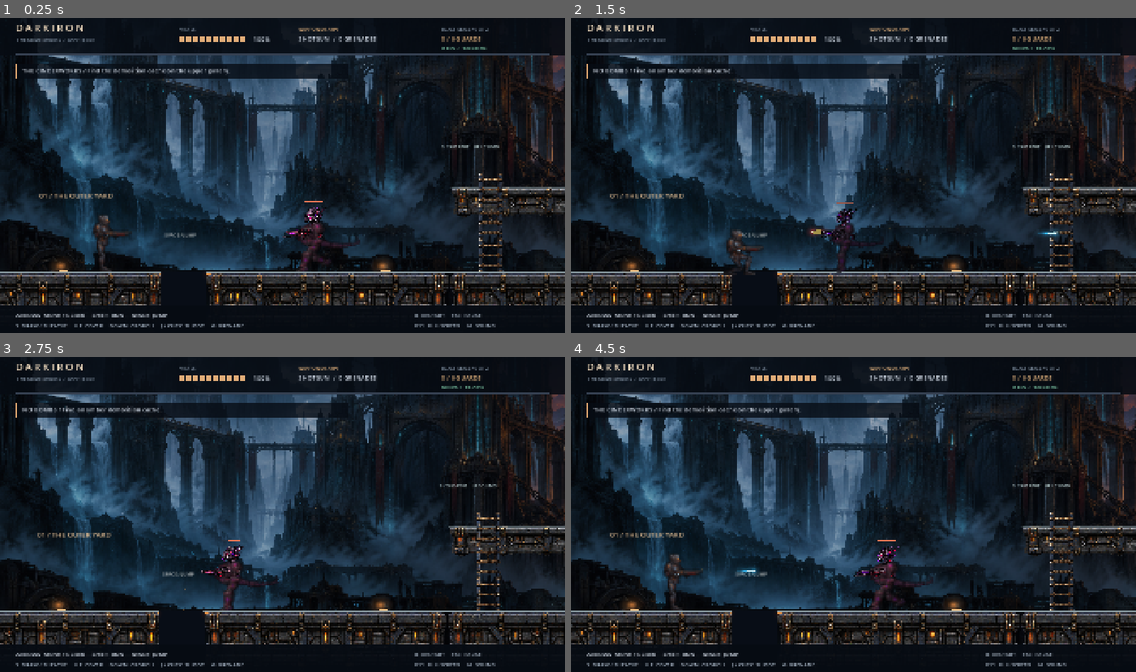
Above: before the commit, frames 1-4 (two rows, left to right).
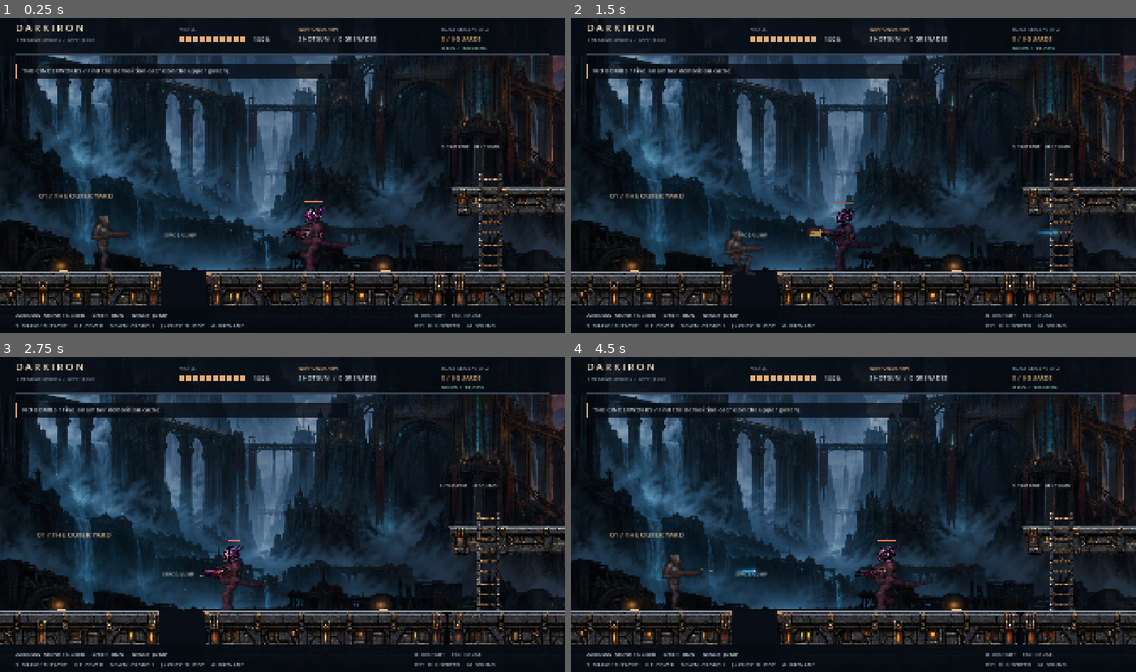
Above: after the commit, the same moments.

Repository: Vita2048/Darkiron
Game: Godot game, scene res://main.tscn
Same seed, same stepped clock (60 frames per second), same inputs: the game is played once before the commit and once after it.
Inputs (mouse positions are in pixels of both pictures, inside the frame that each line leads up to):
- Up to frame 1 (0.25 s): no input
- Up to frame 2 (1.5 s): tap Enter (continue_game) at 0.5, 0.6 s; move the mouse to (977, 159) at 0.52 s; hold Right (right) 0.53-1.28 s; click (977, 159) at 0.67 s; tap Space (jump) at 0.77, 1.07 s; tap G (grenade) at 0.8, 1.35 s; move the mouse to (740, 191) at 1.27 s; hold Down (down) from 1.28 s (still down)
- Up to frame 3 (2.75 s): tap Space (jump) at 1.52, 1.82 s; tap Shift (run) at 1.55 s; move the mouse to (339, 445) at 2.02 s; release Down (down) at 2.03 s; hold Right (right) from 2.03 s (still down); hold Shift (run) from 2.03 s (still down); tap J (shoot) at 2.3 s
- Up to frame 4 (4.5 s): move the mouse to (825, 580) at 2.77 s; release Right (right) at 2.78 s; release Shift (run) at 2.78 s; hold Up (up) 2.78-3.53 s; tap J (shoot) at 2.85 s; click (825, 580) at 2.92 s; tap Space (jump) at 3.02, 3.32, 3.77, 4.07 s; tap S (toggle_weapon) at 3.05, 3.6 s; move the mouse to (1023, 564) at 3.52 s; hold Left (left) from 3.53 s (still down); tap F at 3.8, 4.35 s; tap F11 (fullscreen) at 4.15 s; tap R (restart) at 4.25 s; move the mouse to (684, 467) at 4.27 s

The runs differ from the first frame. In frame 1, 0.4% of the frame differs, in the area x 16-62%, y 59-81%; in frame 2, 0.3%; in frame 3, 0.2%; in frame 4, 0.4%, in the area x 16-64%, y 60-81%.

Commit message:
Fixed Darkiron pose/animations

Diff:
--- a/scripts/fighter.gd
+++ b/scripts/fighter.gd
@@ -88,7 +88,7 @@
 	var before_move := position
 	move_and_slide()
 	if is_on_floor() and absf(velocity.x) > 10:
-		gait += absf(position.x-before_move.x) / (Rig.RUN_DISTANCE_PER_RADIAN if running else 35.0)
+		gait += absf(position.x-before_move.x) / (Rig.RUN_DISTANCE_PER_RADIAN if running else Rig.WALK_DISTANCE_PER_RADIAN)
 	elif climbing:
 		gait += velocity.y * dt / 25
 	else:
--- a/scripts/rig.gd
+++ b/scripts/rig.gd
@@ -86,6 +86,10 @@
 	var root := Vector2.ZERO
 	var k := root + Vector2(sin(a),cos(a))*40
 	var ankle := k + Vector2(sin(b),cos(b))*40
+	if not fighter.enemy and not front_leg:
+		root.x += 10.0
+		k.x += 10.0
+		ankle.x += 6.0
 	return [root,k,ankle]
 
 func standing_height() -> float:
@@ -142,6 +146,8 @@
 	var t := clampf((half_phase-0.31)/0.19,0,1)
 	return sin(t*PI)*sin(t*PI)*17*run_weight*move_weight
 
+const WALK_DISTANCE_PER_RADIAN := 18.0
+const WALK_CONTACT := 0.55
 const RUN_DISTANCE_PER_RADIAN := 24.5
 const RUN_CONTACT := 0.31
 
@@ -176,29 +182,51 @@
 	var u := (t-RUN_CONTACT)/(0.5-RUN_CONTACT)
 	return lerpf(start,finish,smoothstep(0,1,u))+sin(u*PI)*9
 
+func walk_ankle(phase: float) -> Vector2:
+	var t := fposmod(phase/TAU,1.0)
+	var release := 28.0-WALK_CONTACT*TAU*WALK_DISTANCE_PER_RADIAN
+	if t <= WALK_CONTACT:
+		return Vector2(28.0-t*TAU*WALK_DISTANCE_PER_RADIAN,-11)
+	var u := (t-WALK_CONTACT)/(1.0-WALK_CONTACT)
+	return Vector2(lerpf(release,28.0,smoothstep(0,1,u)),-11-sin(u*PI)*25)
+
+func walk_foot_angle(phase: float) -> float:
+	var t := fposmod(phase/TAU,1.0)
+	if t <= WALK_CONTACT: return 0.0
+	return sin((t-WALK_CONTACT)/(1.0-WALK_CONTACT)*TAU)*0.28
+
 func gait_height(phase: float) -> float:
-	var f := gait_angles(phase,true)
-	var b := gait_angles(phase+PI,false)
-	var front_reach := 40*(cos(f.x)+cos(f.y))+sole_depth(foot_angle(phase))
-	var back_reach := 40*(cos(b.x)+cos(b.y))+sole_depth(foot_angle(phase+PI))
-	return lerpf(maxf(front_reach,back_reach)+flight_height(phase),run_pelvis_height(phase),run_weight*move_weight)
+	var height := 90.0
+	for offset in [0.0,PI]:
+		if fposmod((phase+offset)/TAU,1.0)<=WALK_CONTACT:
+			var x := walk_ankle(phase+offset).x
+			height = minf(height,sqrt(79.0*79.0-x*x)+11.0)
+	return lerpf(standing_height(),lerpf(height,run_pelvis_height(phase),run_weight),move_weight)
 
 func gait_leg_points(hip: Vector2,phase: float,front_leg: bool) -> Array[Vector2]:
-	var angles := gait_angles(phase,front_leg)
-	var k := hip+Vector2(sin(angles.x),cos(angles.x))*40
-	var ankle := k+Vector2(sin(angles.y),cos(angles.y))*40
-	var run_target := run_ankle(phase)+Vector2(hip.x,0)
-	var weight := run_weight*move_weight
-	ankle = ankle.lerp(run_target,weight)
-	k = k.lerp(knee(hip,run_target,1),weight)
-	return [hip,k,ankle]
+	var rest := standing_points(front_leg)
+	var rest_ankle := Vector2(-4+rest[2].x,-11)
+	var target := walk_ankle(phase).lerp(run_ankle(phase),run_weight)+Vector2(hip.x,0)
+	var ankle := rest_ankle.lerp(target,move_weight)
+	var root := hip+rest[0]*(1.0-move_weight)
+	return [root,knee(root,ankle,1),ankle]
 
 func gait_leg(hip: Vector2,phase: float,front_leg: bool,tint: Color) -> void:
 	var pose := gait_leg_points(hip,phase,front_leg)
 	segment(6,pose[0],pose[1],38 if front_leg else 33,tint)
 	segment(7,pose[1],pose[2],31 if front_leg else 27,tint)
-	var toe := lerpf(foot_angle(phase),run_foot_angle(phase),run_weight*move_weight)
+	var toe := lerpf(walk_foot_angle(phase),run_foot_angle(phase),run_weight)*move_weight
 	part(8,pose[2]-Vector2(-5,8).rotated(toe),Vector2(34,19),toe,tint)
+
+# Solve the rear elbow branch with fixed bone lengths, keeping the wrist
+# on the grip through recoil and cover instead of compressing the forearm.
+func weapon_elbow(shoulder: Vector2,wrist: Vector2) -> Vector2:
+	var delta := wrist-shoulder
+	var d := clampf(delta.length(),0.01,65.9)
+	var axis := delta.normalized()
+	var along := (36.0*36.0-30.0*30.0+d*d)/(2*d)
+	var height := sqrt(maxf(0,36.0*36.0-along*along))
+	return shoulder+axis*along+Vector2(-axis.y,axis.x)*height
 
 func free_arm(shoulder: Vector2,phase: float,tint: Color,far := false) -> void:
 	var swing := -walk_angles(phase).lerp(run_angles(phase),run_weight).x * lerpf(0.7,0.9,run_weight)*move_weight
@@ -321,6 +349,8 @@
 		var cover_gun := torso+Vector2(0 if hybrid else 18,7)
 		if hybrid:
 			hand = cover_gun+(Vector2(-24,79)*Vector2(0.94,0.27)).rotated(-1.4)
+		if not fighter.enemy:
+			elbow = weapon_elbow(shoulder,hand)
 		if equipped > 0:
 			part(2,cover_gun,Vector2(94,27),-1.4,Color(1,1,1,equipped))
 		segment(3,shoulder,elbow,31)
@@ -335,7 +365,7 @@
 		var gun_at := torso+Vector2(32-kick-reach,13-reach)
 		var gun_angle: float = -fighter.recoil*0.055-(1.0-equipped)
 		var grip := gun_at+(Vector2(-24,79)*Vector2(0.99,0.29)).rotated(gun_angle)
-		elbow = torso+Vector2(-3,34)
+		elbow = weapon_elbow(shoulder,grip) if not fighter.enemy else torso+Vector2(-3,34)
 		part(11 if fighter.recoil>0.35 else 2,gun_at,Vector2(99,29),gun_angle,Color(1,1,1,equipped))
 		segment(3,shoulder,elbow,31)
 		segment(4,elbow,grip,19,Color.WHITE,false)
--- a/scripts/svg_body.gd
+++ b/scripts/svg_body.gd
@@ -31,13 +31,19 @@
 # Straighten the painted vambrace around its centerline instead of tilting a
 # single rectangular crop. Both visible hinges stay on the bone axis.
 static func forearm(canvas: Node2D) -> void:
-	var rows := [Vector2(985,110),Vector2(1010,198),Vector2(1055,300),Vector2(1100,420),Vector2(1130,520),Vector2(1123,593),Vector2(1123,676)]
+	# Compress the cap behind the pivot: its full painted length otherwise
+	# sticks out past a bent arm like a cog instead of making an L corner.
+	# This shared mesh is used by aiming, cover and locomotion alike.
+	var rows := [Vector2(1010,110),Vector2(1010,198),Vector2(1090,300),Vector2(1140,420),Vector2(1145,520),Vector2(1123,593),Vector2(1123,676)]
 	for i in range(rows.size()-1):
 		var vertices := PackedVector2Array()
 		var uv := PackedVector2Array()
-		for corner in [Vector2(968,rows[i].y),Vector2(1255,rows[i].y),Vector2(1255,rows[i+1].y),Vector2(968,rows[i+1].y)]:
+		for corner in [Vector2(950,rows[i].y),Vector2(1255,rows[i].y),Vector2(1255,rows[i+1].y),Vector2(950,rows[i+1].y)]:
 			var center: float = rows[i].x if corner.y==rows[i].y else rows[i+1].x
-			vertices.append(Vector2((corner.x-center)*78.0/350.0,(corner.y-198.0)*100.0/395.0))
+			var along: float = (corner.y-198.0)*100.0/395.0
+			if along < 0:
+				along *= 0.40
+			vertices.append(Vector2((corner.x-center)*78.0/350.0,along))
 			uv.append(corner/ARMS.get_size())
 		canvas.draw_polygon(vertices,PackedColorArray([Color.WHITE]),uv,ARMS)
 
@@ -47,7 +53,9 @@
 		1: canvas.draw_texture_rect_region(TORSO,Rect2(-46,-5,92,111),Rect2(323,53,724,1108))
 		2,11: canvas.draw_texture_rect_region(RIFLE,Weapon.rifle_rect(false),Weapon.source(false))
 		# Joint centers, rather than rectangular atlas edges, define each bone.
-		3: module(canvas,ARMS,Rect2(298,54,400,622),Vector2(510,245),Vector2(453,603),105)
+		# The forearm owns the complete elbow cap; end the upper arm inside
+		# that cap so a second hinge cannot protrude below a bent elbow.
+		3: module(canvas,ARMS,Rect2(298,54,400,556),Vector2(510,245),Vector2(453,603),105)
 		4: forearm(canvas)
 		6: module(canvas,LEGS,Rect2(253,9,324,694),Vector2(415,72),Vector2(456,620),72)
 		7: module(canvas,LEGS,Rect2(926,12,286,685),Vector2(1045,103),Vector2(1087,634),75)
@@ -67,8 +75,11 @@
 			module(canvas,ARMS,GLOVE,Vector2(1740,300),Vector2(1790,620),100)
 			canvas.draw_set_transform(Vector2.ZERO)
 		9,10:
+			# Rotate the glove up in rig pixels, compensating for the gun part's
+			# nonuniform scale so the wrist stays fixed and the glove is not skewed.
+			var weapon_scale := Transform2D.IDENTITY.scaled(Vector2(0.99,0.29))
+			var twist := weapon_scale.affine_inverse()*Transform2D(-0.85,Vector2.ZERO)*weapon_scale
+			twist.origin = Weapon.GRIP-twist.basis_xform(Weapon.GRIP)
+			canvas.draw_set_transform_matrix(twist)
 			canvas.draw_texture_rect_region(ARMS,Rect2(-32,59,17,44),GLOVE)
-			var tip := -18.0 if index==10 else -15.0
-			var points := PackedVector2Array([Vector2(-24,70),Vector2(-21,63),Vector2(tip,62),Vector2(tip,69),Vector2(-21,73)])
-			canvas.draw_polyline(points,Color("0c121a"),4.8,true)
-			canvas.draw_polyline(points,Color("8495a1"),2.5,true)
+			canvas.draw_set_transform_matrix(Transform2D.IDENTITY)
--- a/tests/svg_joints.gd
+++ b/tests/svg_joints.gd
@@ -46,9 +46,29 @@
 	p.rig.stand_weight = 1
 	p.velocity = Vector2.ZERO
 	await capture("idle")
+	p.facing = -1
+	await capture("idle-left")
+	p.facing = 1
+	assert(p.rig.standing_points(false)[0].x-p.rig.standing_points(true)[0].x>9)
+	for wrist in [Vector2(8.24,35.91),Vector2(17,33),Vector2(2.24,34.6)]:
+		var shoulder := Vector2(-9,9)
+		var elbow: Vector2 = p.rig.weapon_elbow(shoulder,wrist)
+		assert(absf(elbow.distance_to(shoulder)-36)<0.01)
+		assert(absf(elbow.distance_to(wrist)-30)<0.01)
+		assert(elbow.y>wrist.y+5)
 	p.weapon_drawn = true
 	p.weapon_blend = 1
 	await capture("aim")
+	p.facing = -1
+	await capture("aim-left")
+	p.facing = 1
+	p.in_cover = true
+	p.rig.stand_weight = 0
+	await capture("cover")
+	p.facing = -1
+	await capture("cover-left")
+	p.facing = 1
+	p.in_cover = false
 	p.weapon_blend = 0
 	p.climbing = true
 	p.rig.stand_weight = 0
--- /dev/null
+++ b/tests/walk_contact.gd
@@ -0,0 +1,49 @@
+extends SceneTree
+func _initialize() -> void: call_deferred("run")
+func run() -> void:
+	var world = load("res://debug_movement.tscn").instantiate()
+	root.add_child(world)
+	world.set_process(false)
+	world.player.set_physics_process(false)
+	var max_drift := 0.0
+	var samples := 0
+	for variant in [false,true]:
+		var actor = load("res://scripts/fighter.gd").new()
+		actor.enemy = true
+		actor.drake = variant
+		actor.world = world
+		world.add_child(actor)
+		actor.rig.set_process(false)
+		actor.rig.move_weight = 1
+		actor.rig.stand_weight = 0
+		actor.rig.run_weight = 0
+		for direction in [-1,1]:
+			actor.position = Vector2(1600 if direction<0 else 600,720)
+			world.player.position = Vector2(1100,720)
+			actor.velocity = Vector2.ZERO
+			actor.cooldown = 999
+			actor.gait = 0
+			var previous := {}
+			for frame in 115:
+				await physics_frame
+				for leg in 2:
+					var phase: float = actor.gait+leg*PI
+					var cycle := floori(phase/TAU)
+					var contact: bool = fposmod(phase/TAU,1.0)<actor.rig.WALK_CONTACT
+					var hip := Vector2(-4,-actor.rig.gait_height(actor.gait))
+					var pose = actor.rig.gait_leg_points(hip,phase,leg==0)
+					var foot: Vector2 = actor.position+Vector2(actor.facing*pose[2].x,pose[2].y)
+					if contact and frame>20:
+						assert(absf(actor.rig.walk_foot_angle(phase))<0.001)
+						if previous.has(leg) and previous[leg].cycle==cycle:
+							max_drift = maxf(max_drift,foot.distance_to(previous[leg].point))
+							samples += 1
+						previous[leg] = {"cycle":cycle,"point":foot}
+					else: previous.erase(leg)
+		actor.queue_free()
+		await process_frame
+	var ok := samples>300 and max_drift<0.02
+	print("WALK CONTACT: both enemy types and directions; samples=",samples," drift=",max_drift," PASS=",ok)
+	world.queue_free()
+	await process_frame
+	quit(0 if ok else 1)
Not shown, added: tests/walk_contact.gd.uid
Not shown, changed: README.md
